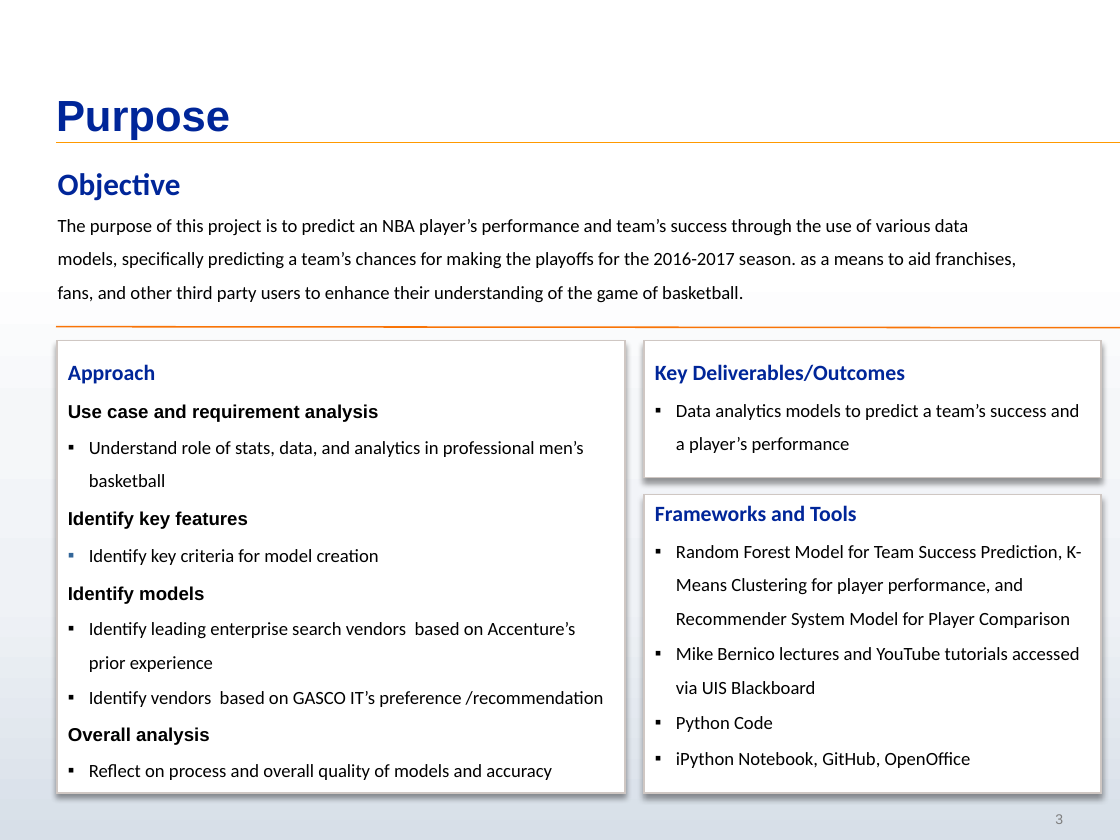
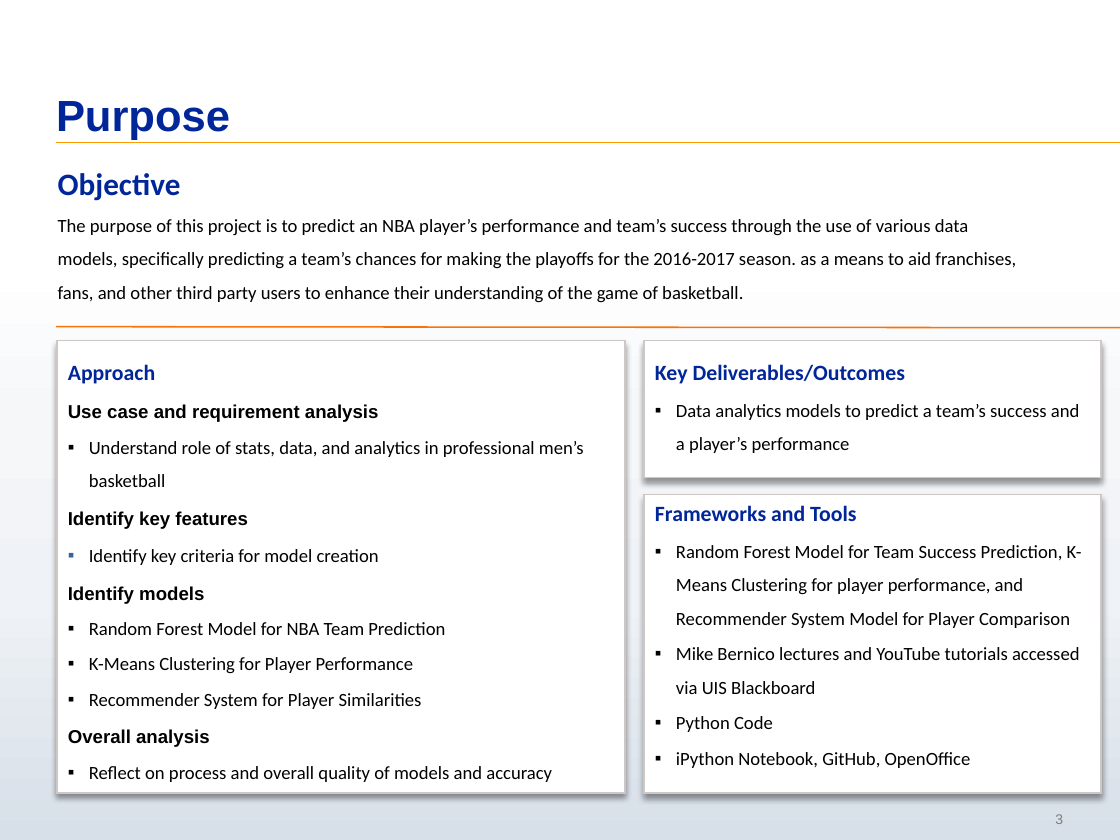
Before and after one commit to sahmed102/NBA_Final, a slide deck: slide 3 of NBA Team Success Analysis Project.pptx. Drawn at 1120x840 pixels with LibreOffice and Linux fonts; fonts in the diff are those of the drawing. Boxes give left, top, right and bottom in pixels: in the first picture for what was removed or moved away, otherwise in the second. Text is boxed around its words. In the diff, an @@ line names an element or a change of style, - is before the commit and + after.

```diff
--- a/NBA Team Success Analysis Project.pptx
+++ b/NBA Team Success Analysis Project.pptx
@@ text in rectangle at <box>89,622,445,709</box>: text changed @@
-▪ Identify leading enterprise search vendors based on Accenture’s prior experience
-▪ Identify vendors based on GASCO IT’s preference /recommendation
+▪ Random Forest Model for NBA Team Prediction
+▪ K-Means Clustering for Player Performance
+▪ Recommender System for Player Similarities
```
